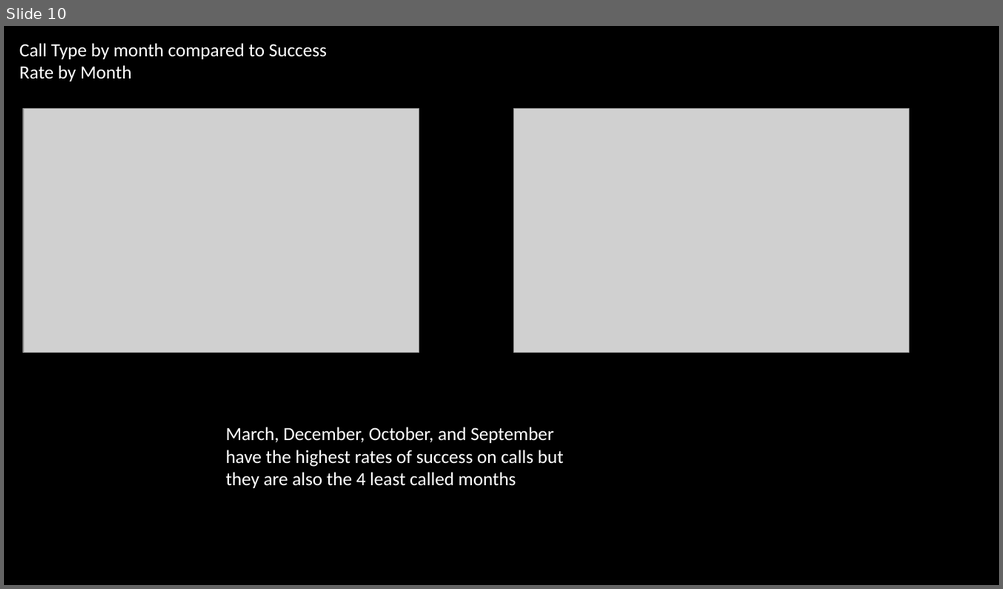
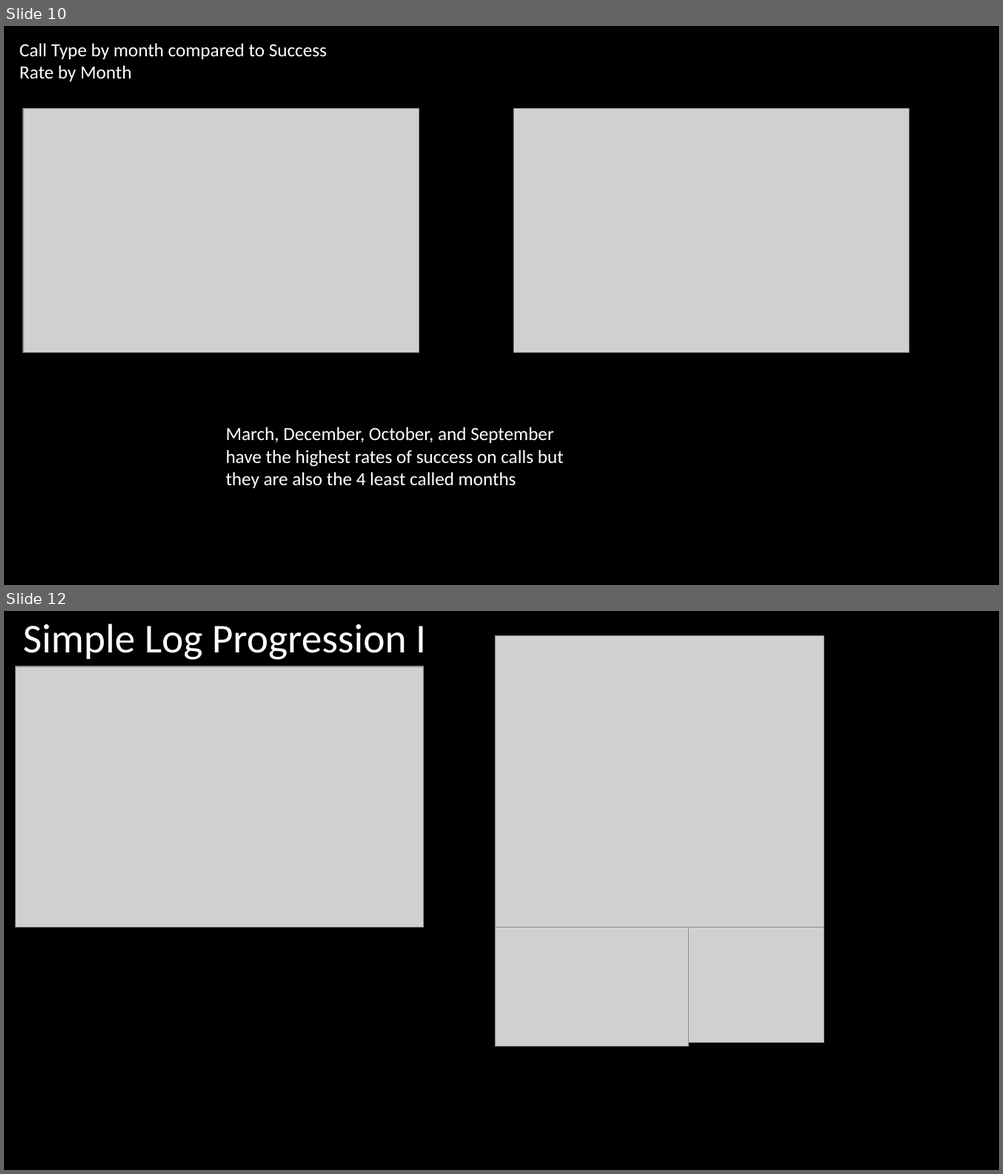
Before and after one commit to wlai0611/Stats-2-Project-2, a slide deck: Stats Project 2 Notes.pptx. Shown one above the other, each under a label of ours: slide 10 before the commit, slides 10 and 12 after it; the slides between them are not shown. The pictures are 1003x589 and 1003x1174 pixels, drawn with LibreOffice and Linux fonts; fonts in the diff are those of the drawing; grey boxes stand for pictures. Boxes give left, top, right and bottom in pixels: in the first picture for what was removed or moved away, otherwise in the second. Text is boxed around its words. In the diff, an @@ line names an element or a change of style, - is before the commit and + after.

```diff
--- a/Stats Project 2 Notes.pptx
+++ b/Stats Project 2 Notes.pptx
@@ slide 12 added at box(4, 611, 999, 1170), background #000000 @@
@@ text added at box(23, 624, 426, 660), 39.6 pt, text #FFFFFF @@
+Simple Log Progression I
@@ picture added at box(495, 636, 824, 928) @@
@@ picture added at box(15, 667, 424, 927) @@
@@ picture added at box(495, 927, 689, 1047) @@
@@ picture added at box(688, 927, 823, 1042) @@
```
Also in this commit, not shown: 11 other slides added, 2 other files.
